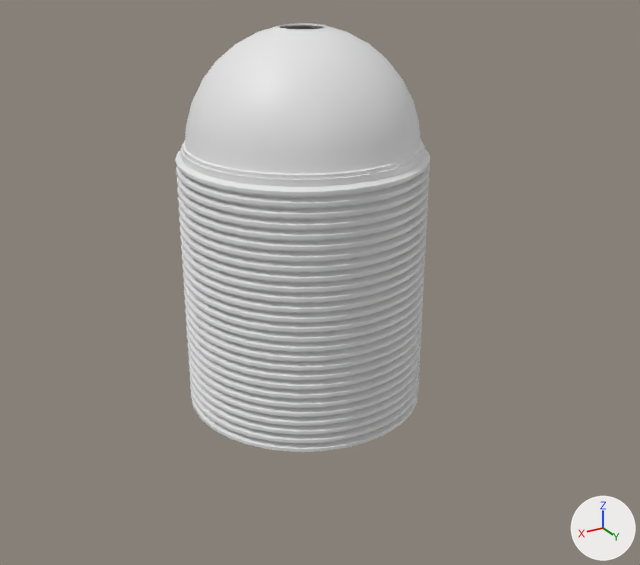
Two versions of the FBX model Assets/Art/Meshes/SM_smoothieCupStack_02.fbx, one commit apart.
Rendered twice from a 50 mm camera at (0.1166, 0.2031, 0.1349) aimed at (0.0181, 0.0389, 0.0528). Lighting does not change. The marker at lower right points along +X, +Y and +Z. Mesh edges are drawn as thin lines on the coarser meshes. Where no turn or scale is listed for an object, it has been applied to the vertices.

Objects in the first picture: 'sm_smoothieGlass_01.001'.
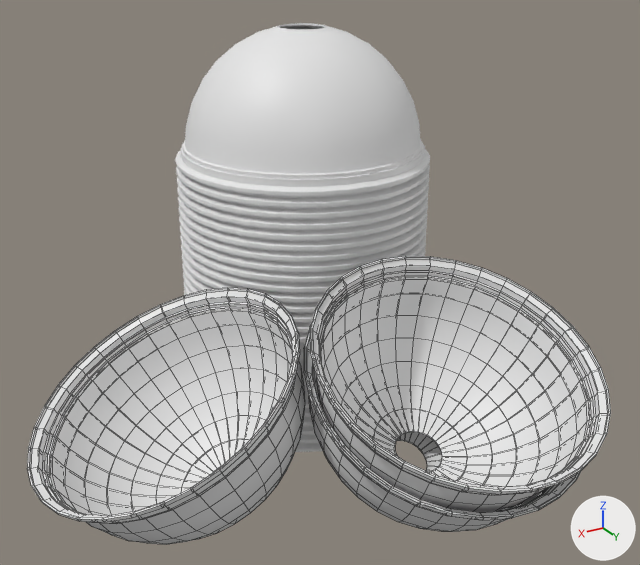
Location of each change, [x1, y1, x2, y2] in pixels of the pictures (640 x 565 px):
'sm_smoothieGlass_01.004', added
    after: [27, 256, 611, 544]

What the commit changed:
Mesh me_sphere_014 is new.
It has 2880 vertices, 2880 faces and spans x -0.0853..0.0362, y -0.0342..0.0676, z -0.0231..0.0333.
Object 'sm_smoothieGlass_01.004' (ob_sm_smoothieglass_01_004) is new; it shows me_sphere_014.
Its location is (0.0517, 0.0344, 0.0218).
